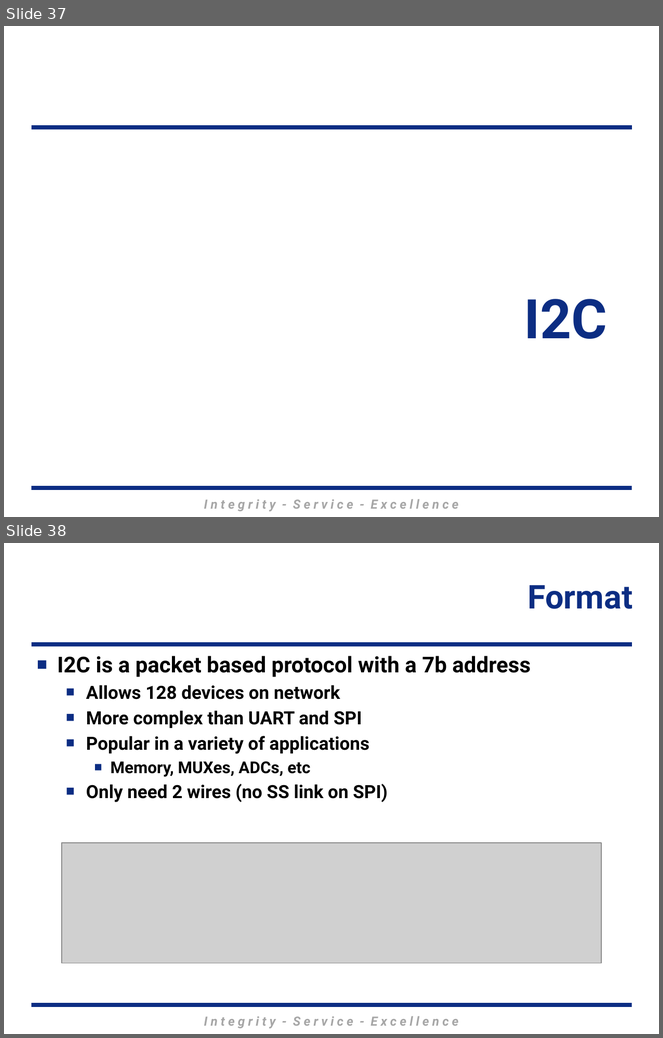
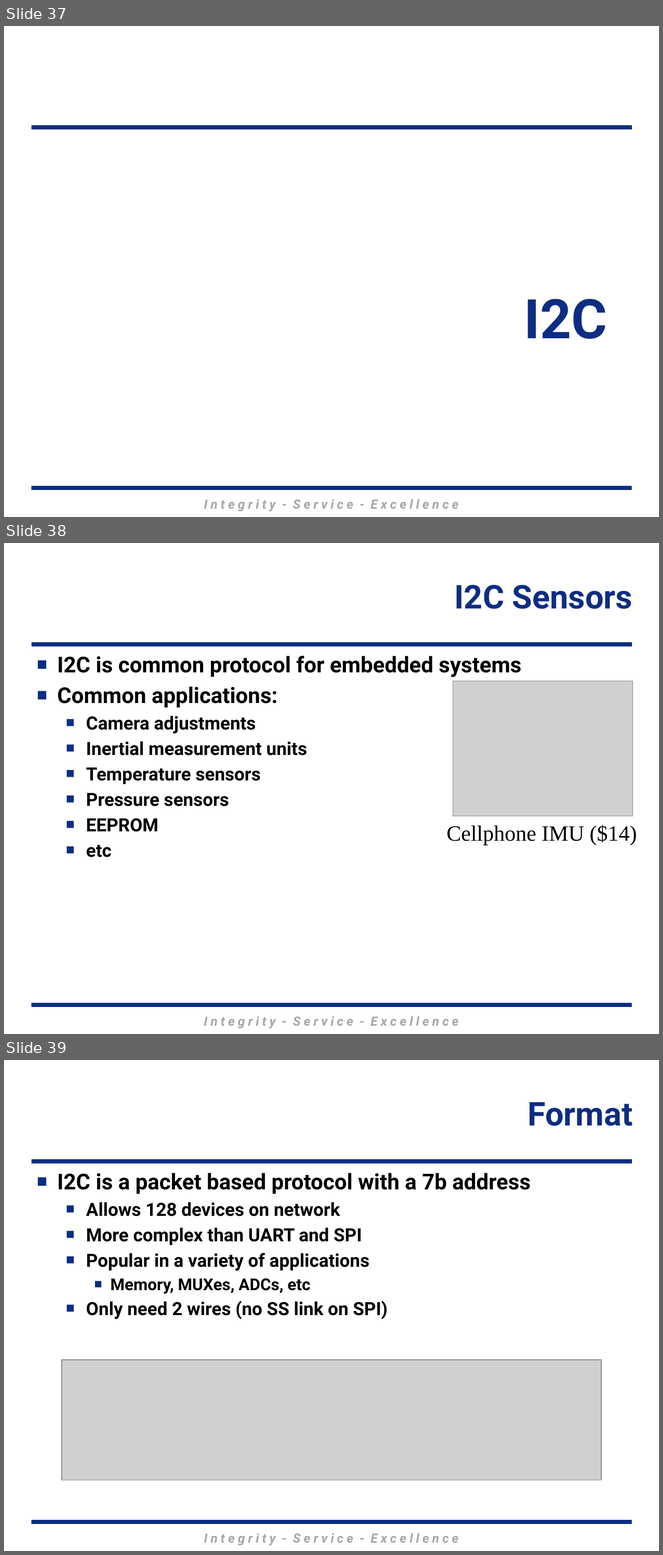
Before and after one commit to MarsUniversity/ECE382, a slide deck: source/lessons/lsn26-27-28/Lsn26-27-28.pptx. Shown one above the other, each under a label of ours: slides 37 and 38 before the commit, slides 37, 38 and 39 after it. The pictures are 663x1038 and 663x1555 pixels, drawn with LibreOffice and Linux fonts; fonts in the diff are those of the drawing; grey boxes stand for pictures; background and template pictures are left out. Boxes give left, top, right and bottom in pixels: in the first picture for what was removed or moved away, otherwise in the second. Text is boxed around its words. In the diff, an @@ line names an element or a change of style, - is before the commit and + after.

```diff
--- a/source/lessons/lsn26-27-28/Lsn26-27-28.pptx
+++ b/source/lessons/lsn26-27-28/Lsn26-27-28.pptx
@@ slide 38 added at <box>4,543,659,1034</box>, background #FFFFFF; not listed: 3 template elements that a slide beside it also shows @@
@@ title added at <box>455,585,633,609</box>, 36 pt, text #0C2D83, bold @@
+I2C Sensors
@@ text added at <box>57,656,521,858</box>, 20 pt, text #000000, bold @@
+■ I2C is common protocol for embedded systems
+■ Common applications:
+  ■ Camera adjustments
+  ■ Inertial measurement units
+  ■ Temperature sensors
+  ■ Pressure sensors
+  ■ EEPROM
+  ■ etc
@@ picture added at <box>453,681,633,816</box> @@
@@ text added at <box>447,825,637,846</box>, 24 pt, text #000000 @@
+Cellphone IMU ($14)
@@ what was slide 38 is now slide 39 @@
```
Also in this commit, not shown: 1 other file.
